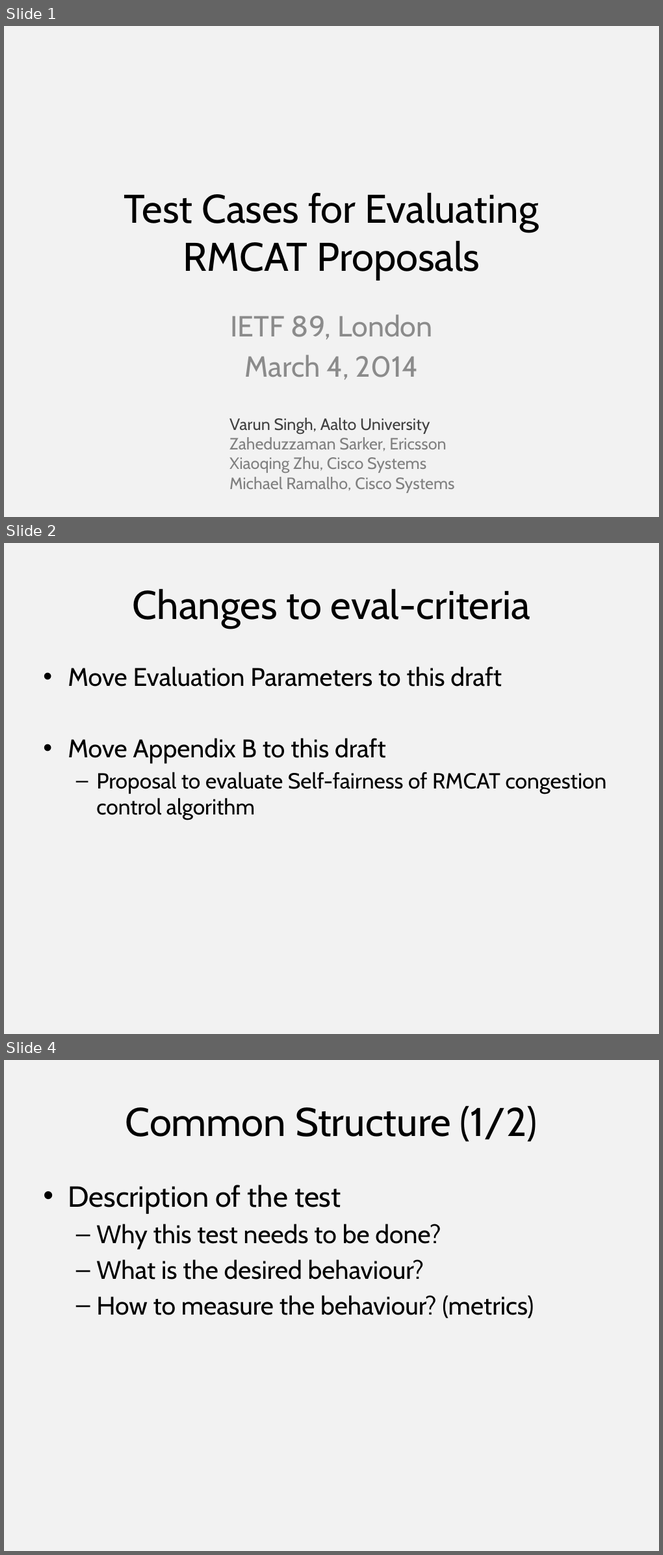
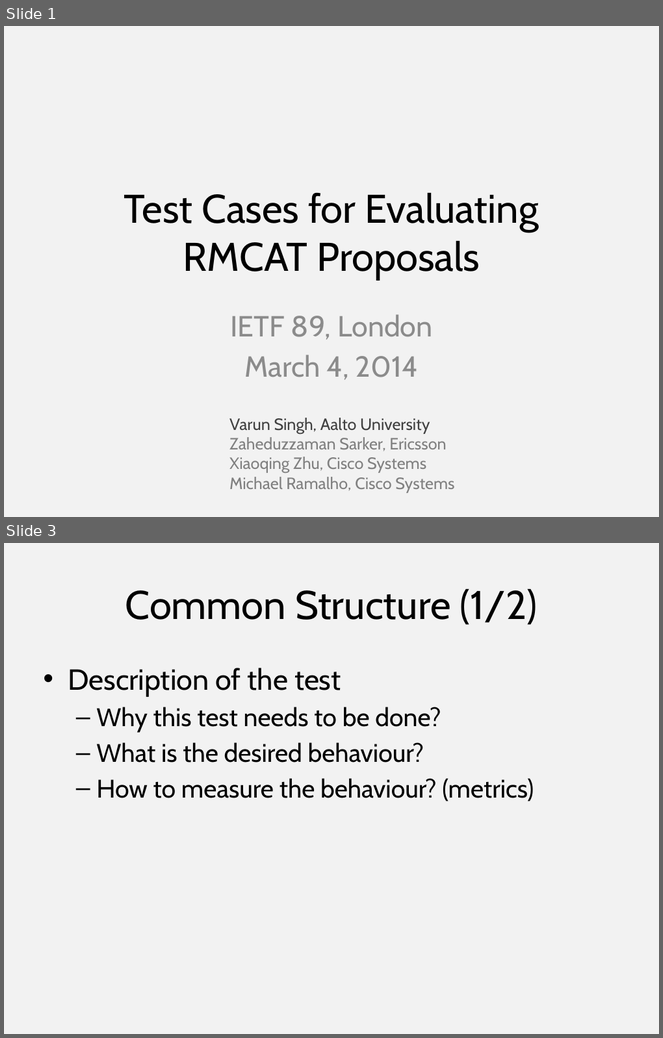
Before and after one commit to vr000m/rmcat-eval-test, a slide deck: 89-sarker-rmcat-eval-test.pptx. Shown one above the other, each under a label of ours: slides 1, 2 and 4 before the commit, slides 1 and 3 after it; the slides between them are not shown. The pictures are 663x1555 and 663x1038 pixels, drawn with LibreOffice and Linux fonts; fonts in the diff are those of the drawing. Boxes give left, top, right and bottom in pixels: in the first picture for what was removed or moved away, otherwise in the second. Text is boxed around its words. In the diff, an @@ line names an element or a change of style, - is before the commit and + after.

```diff
--- a/89-sarker-rmcat-eval-test.pptx
+++ b/89-sarker-rmcat-eval-test.pptx
@@ slide 2 removed at (4, 543, 659, 1034), background #F2F2F2 @@
@@ title removed at (133, 589, 530, 628) @@
-Changes to eval-criteria
@@ text removed at (68, 667, 607, 821) @@
-• Move Evaluation Parameters to this draft
-• Move Appendix B to this draft
-  – Proposal to evaluate Self-fairness of RMCAT congestion control algorithm
@@ what was slide 4 is now slide 3 @@
```
Also in this commit, not shown: 2 slides changed, 1 other file.
